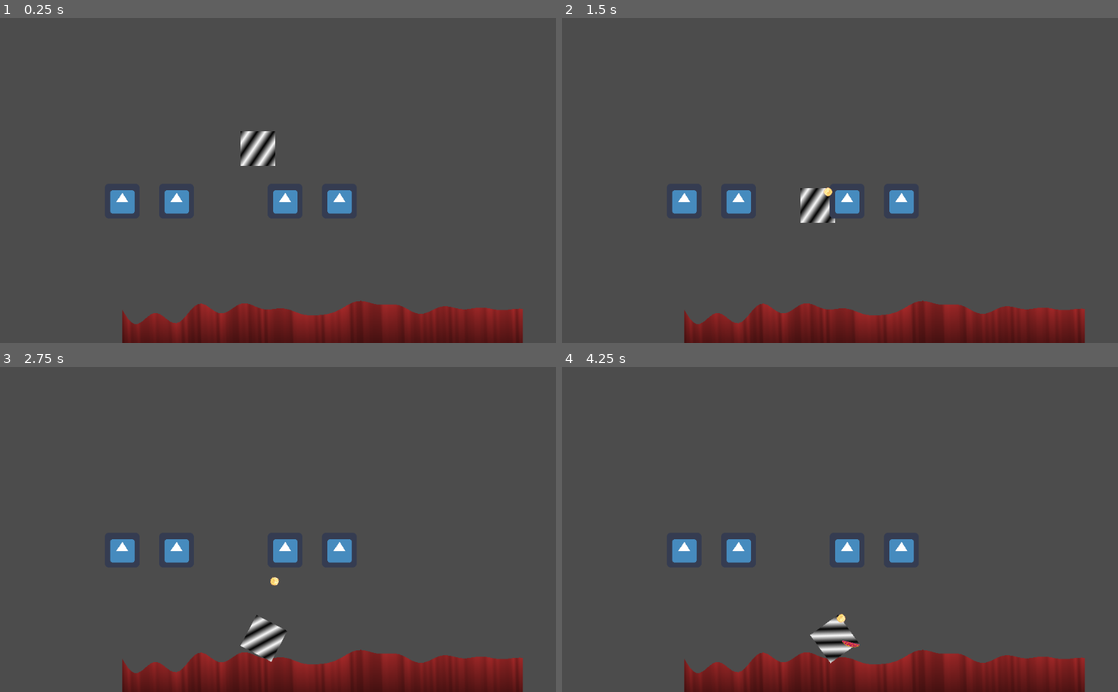
Above: before the commit, frames 1-4 (two rows, left to right).
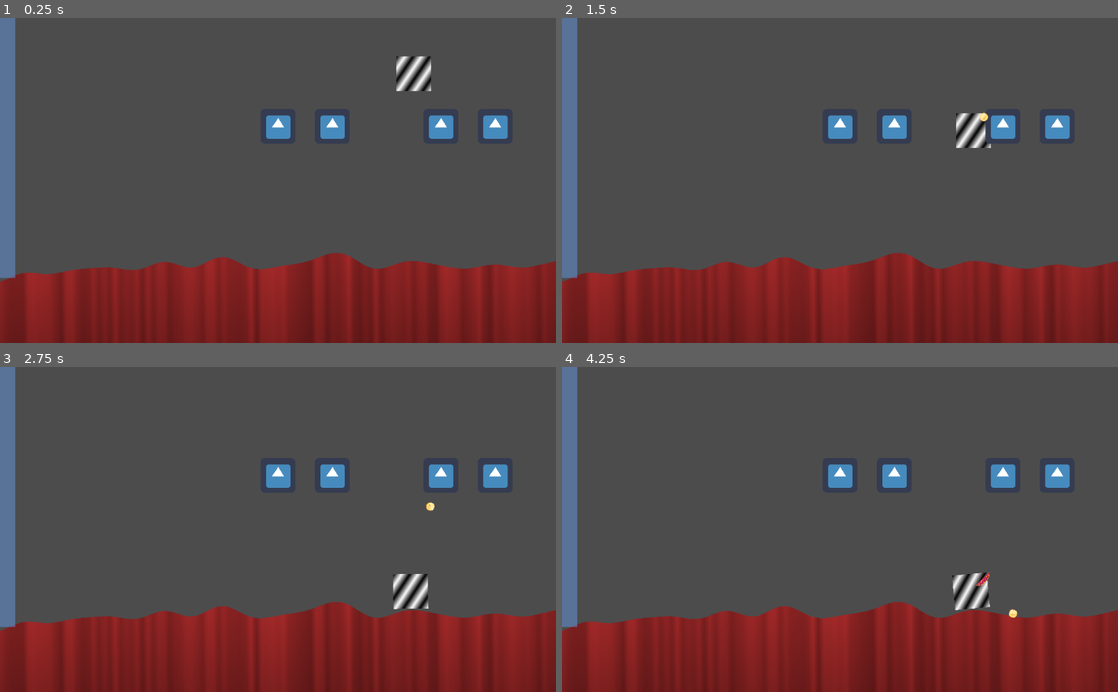
Above: after the commit, the same moments.

Repository: tokkoro/ggj23-juuret
Game: Godot game, scene res://terrain/terraingen-debug.tscn
Same seed, same stepped clock (60 frames per second), same inputs: the game is played once before the commit and once after it. The engine's default icon, where the game draws it, is replaced by a stand-in: a white triangle on a blue panel in a dark square.
Inputs:
- Up to frame 1 (0.25 s): no input
- Up to frame 2 (1.5 s): hold Space (throw) 0.53-1.28 s; tap Space (throw) at 1.35 s
- Up to frame 3 (2.75 s): hold Space (throw) from 2.03 s (still down)
- Up to frame 4 (4.25 s): release Space (throw) at 2.78 s; tap Space (throw) at 2.85 s; hold Space (throw) from 3.53 s (still down)

The runs differ from the first frame. In frame 1, 24% of the frame differs, in the area x 0-100%, y 0-100%; in frame 2, 24%; in frame 3, 24%; in frame 4, 24%.

Commit message:
Tweak terrain generation; position camera to origin

Diff:
--- a/terrain/terraingen-debug.tscn
+++ b/terrain/terraingen-debug.tscn
@@ -29,9 +29,6 @@
 [sub_resource type="CircleShape2D" id=3]
 radius = 35.0571
 
-[sub_resource type="RectangleShape2D" id=4]
-extents = Vector2( 369.25, 52.5 )
-
 [sub_resource type="Shader" id=7]
 code = "shader_type canvas_item;
 
@@ -54,7 +51,6 @@
 script = ExtResource( 3 )
 
 [node name="Camera2D" type="Camera2D" parent="."]
-position = Vector2( 287, -138 )
 current = true
 
 [node name="terraingen" parent="." instance=ExtResource( 1 )]
@@ -72,12 +68,6 @@
 [node name="CollisionShape2D" type="CollisionShape2D" parent="DummyPelaaja"]
 shape = SubResource( 3 )
 
-[node name="StaticBody2D" type="StaticBody2D" parent="."]
-
-[node name="CollisionShape2D" type="CollisionShape2D" parent="StaticBody2D"]
-position = Vector2( 272, 178 )
-shape = SubResource( 4 )
-
 [node name="curtains" type="Sprite" parent="."]
 material = SubResource( 8 )
 position = Vector2( 290, -140 )
--- a/terrain/terraingen.gd
+++ b/terrain/terraingen.gd
@@ -10,7 +10,7 @@
 # Called when the node enters the scene tree for the first time.
 func _ready():
 	randomize();
-	genterrain(750, 100, 100, rand_range(0, 1e16));
+	genterrain(1280, 500, 150, rand_range(0, 1e16));
 
 # Called every frame. 'delta' is the elapsed time since the previous frame.
 #func _process(delta):
@@ -27,20 +27,18 @@
 	var sc: float = 100;
 	var division_count = 128;
 
-	var wave_h: float = 40;
+	var wave_h: float = 100;
 	var wave_f_arr = [];
 	var rand_h = 0;
 	var rand_gen = RandomNumberGenerator.new()
 	rand_gen.seed = seed_v;
-	for wave_i in range(0, 8):
-		wave_f_arr.push_back(rand_gen.randf() * 20);
+	for wave_i in range(0, 64):
+		wave_f_arr.push_back(rand_gen.randf() * rand_range(4, 30));
 
 	var ground_points = [];
 	for i in range(0, division_count):
 		var i_f = float(i);
 		var t: float = i_f / division_count;
-		var x = t * width;
-
 		var gp = GroundPoint.new();
 
 		var h = 0;
@@ -48,7 +46,7 @@
 			h += sin(wave_f * PI * t) * wave_h / wave_f_arr.size()
 
 		gp.p = Vector2(
-			t * width,
+			t * width - width / 2, # center around node origin
 			h + offset
 		);
 
Not shown: 1 places in terrain/terraingen-debug.tscn that only renumber resources
